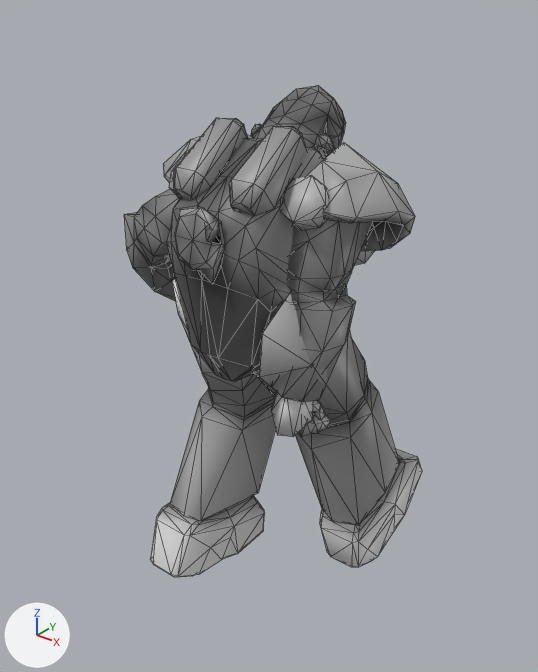
An edit to the COLLADA model modelsource/powerarmor/out/animations/fo4_t51_m_retreat.dae, drawn before and after from the same camera.
Before and after are seen from a camera (50 mm lens) standing at (8.63, -9.94, 12.55) and looking at (-0.3, 1.22, 5.63). The lights are fixed; the arrows at lower left show +X, +Y and +Z. Mesh edges are drawn as thin lines.

Objects in the first picture: 'remesh'.
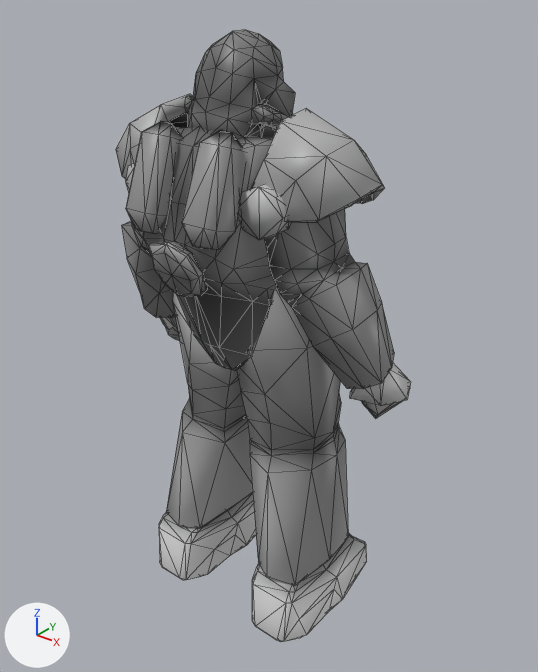
Edits to the bpy script that builds the scene:
```text
Change me_remesh:
    used by ob_remesh; location = (0.0, 0.0, 0.0)
    remove me_remesh.from_pydata(...)  # 1104 vertices, 2124 faces; spans x -3.25..2.85, y -1.37..4.82, z -0.4..10.63
    add me_remesh.from_pydata(...)  # 1104 vertices, 2124 faces; spans x -3.17..3.17, y -1.92..2.21, z -0.06..11.73
    me_remesh part 1: the loose piece of 58 vertices spanning x -2.17..-0.66, y -1.34..1.9, z -0.4..1.57 is multiplied about its middle by the matrix ((0.999, 0.033, -0.01), (-0.034, 0.975, -0.22), (0.002, 0.22, 0.975)), then moved by (0.01, 0.21, -0.01)
    me_remesh part 2: the loose piece of 32 vertices spanning x -1.03..-0.28, y -0.85..0.84, z 8.82..10.2 is turned 35.7 degrees about the x axis through its middle, then moved by (0.0, -1.36, -0.08)
    me_remesh part 3: the loose piece of 32 vertices spanning x 0.29..1.03, y -0.85..0.84, z 8.82..10.2 is turned 35.7 degrees about the x axis through its middle, then moved by (0.0, -1.36, -0.08)
    me_remesh part 4: the loose piece of 42 vertices spanning x -2.85..-1.1, y 0.11..2.13, z 7.86..9.89 is turned 35.7 degrees about the x axis through its middle, then moved by (0.0, -1.2, 0.7)
    me_remesh part 5: the loose piece of 16 vertices spanning x -1.81..-0.9, y -0.23..0.59, z 8.58..9.5 is turned 35.7 degrees about the x axis through its middle, then moved by (0.0, -1.12, 0.12)
    me_remesh part 6: the loose piece of 42 vertices spanning x 1.1..2.85, y 0.12..2.14, z 7.86..9.89 is turned 35.7 degrees about the x axis through its middle, then moved by (0.0, -1.2, 0.7)
    me_remesh part 7: the loose piece of 16 vertices spanning x 0.9..1.81, y 1.3..2.12, z 7.48..8.4 is turned 35.7 degrees about the x axis through its middle, then moved by (0.0, -0.76, 1.22)
    me_remesh part 8: the loose piece of 16 vertices spanning x 0.9..1.81, y -0.23..0.59, z 8.57..9.5 is turned 35.7 degrees about the x axis through its middle, then moved by (0.0, -1.12, 0.12)
    me_remesh part 9: the loose piece of 20 vertices spanning x 0.52..1.49, y -0.2..0.57, z 4.4..5.45 is multiplied about its middle by the matrix ((0.062, -0.988, -0.138), (0.721, 0.14, -0.679), (0.69, -0.057, 0.721)), then moved by (1.71, 0.48, 0.86)
    me_remesh part 10: the loose piece of 210 vertices spanning x -1.04..1.04, y 0.89..3.04, z 8.31..10.63 is turned 35.7 degrees about the x axis through its middle, then moved by (0.0, -1.71, 1.08)
    me_remesh part 11: 604 of 1104 vertices moved; they spanned x -3.25..2.16, y -1.37..4.82, z -0.08..9.89 and now span x -3.17..3.09, y -1.92..2.21, z -0.06..10.28; mean shift (0.14, -0.69, 0.15); largest move (1.8, 4.78, 1.05) -> (1.85, 2.14, -0.06)
```

What differs and where, as boxes [x1, y1, x2, y2] in the pictures (538 x 672 px; the box of a moved part takes in the faces that stretch with it):
'remesh', reshaped (25% taller): before [124, 85, 422, 577]; after [116, 29, 411, 642]
part 1 of me_remesh, moved or reshaped: before [150, 495, 265, 577]; after [159, 493, 256, 580]
part 2 of me_remesh, moved or reshaped: before [174, 118, 248, 200]; after [126, 121, 182, 234]
part 3 of me_remesh, moved or reshaped: before [229, 126, 307, 216]; after [182, 130, 244, 249]
part 4 of me_remesh, moved or reshaped: before [163, 135, 252, 182]; after [116, 94, 193, 179]
part 5 of me_remesh, moved or reshaped: before [169, 157, 184, 192]; after [125, 163, 135, 193]
part 6 of me_remesh, moved or reshaped: before [307, 142, 415, 251]; after [251, 108, 384, 223]
part 7 of me_remesh, moved or reshaped (not visible afterwards): before [354, 237, 374, 266]
part 8 of me_remesh, moved or reshaped: before [280, 175, 328, 230]; after [239, 184, 291, 240]
part 9 of me_remesh, moved or reshaped: before [271, 392, 313, 437]; after [350, 363, 411, 406]
part 10 of me_remesh, moved or reshaped: before [251, 85, 346, 159]; after [184, 29, 295, 136]
part 11 of me_remesh, moved or reshaped: before [124, 138, 422, 568]; after [121, 127, 410, 642]
